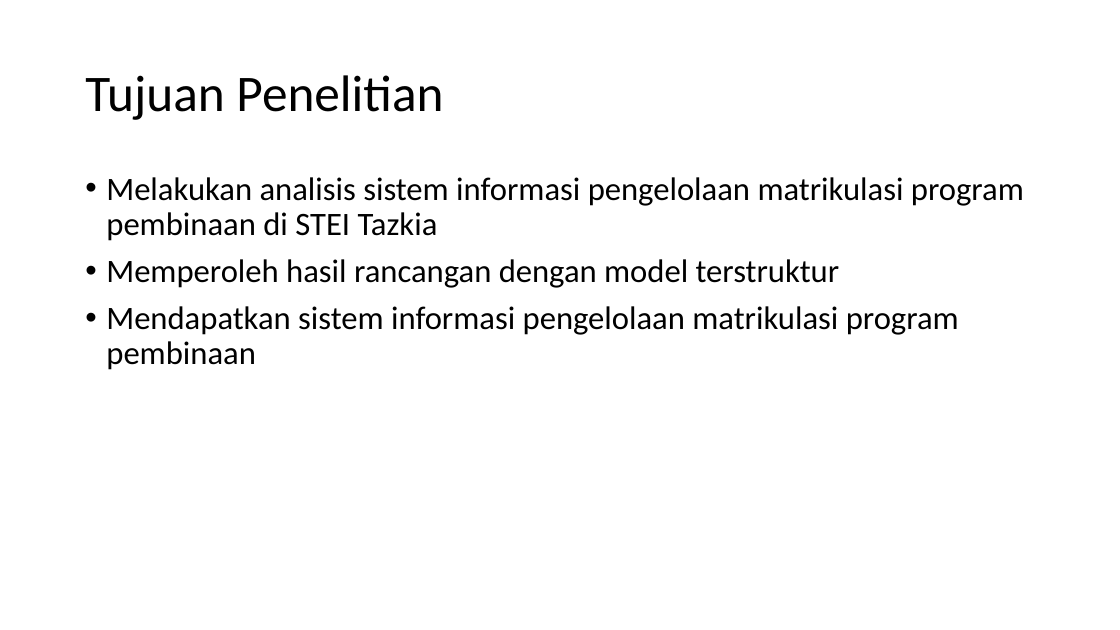
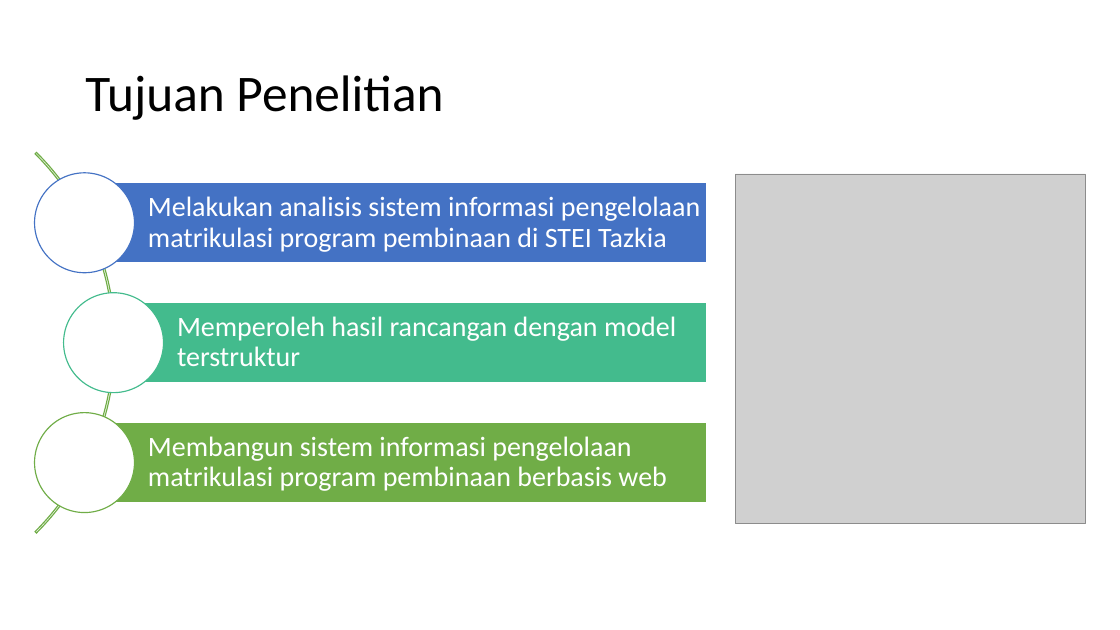
Before and after one commit to YodiYanwar/MY_SKRIPSI, a slide deck: slide 7 of Presentasi.pptx (slide 8 before the commit). Drawn at 1120x630 pixels with LibreOffice and Linux fonts; fonts in the diff are those of the drawing; grey boxes stand for pictures. Boxes give left, top, right and bottom in pixels: in the first picture for what was removed or moved away, otherwise in the second. Text is boxed around its words. In the diff, an @@ line names an element or a change of style, - is before the commit and + after.

```diff
--- a/Presentasi.pptx
+++ b/Presentasi.pptx
@@ text removed at box(106, 177, 1024, 370) @@
-• Melakukan analisis sistem informasi pengelolaan matrikulasi program pembinaan di STEI Tazkia
-• Memperoleh hasil rancangan dengan model terstruktur
-• Mendapatkan sistem informasi pengelolaan matrikulasi program pembinaan
@@ picture added at box(735, 174, 1086, 524) @@
@@ group added at box(0, 74, 707, 613): 3 rectangles, 3 texts, 3 ellipses, 1 arch (boxed as its full ring) @@
+Melakukan analisis sistem informasi pengelolaan matrikulasi program pembinaan di STEI Tazkia
+Memperoleh hasil rancangan dengan model terstruktur
+Membangun sistem informasi pengelolaan matrikulasi program pembinaan berbasis web
```
Also in this commit, not shown: 13 other slides changed, 3 slides added, 2 slides removed, 15 other files.
